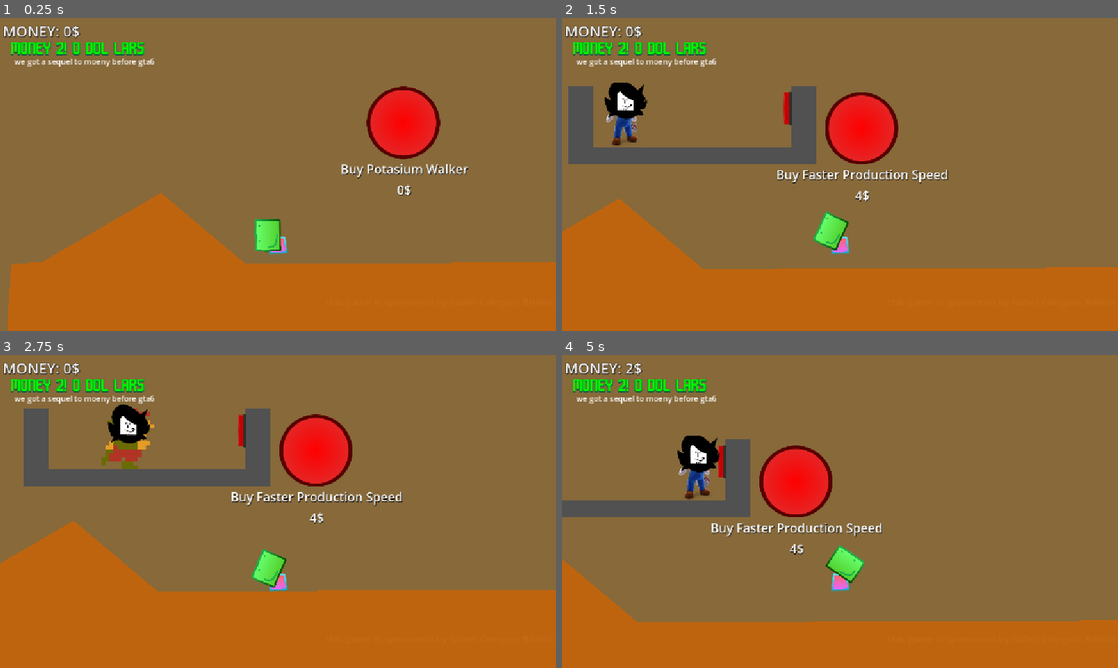
Above: before the commit, frames 1-4 (two rows, left to right).
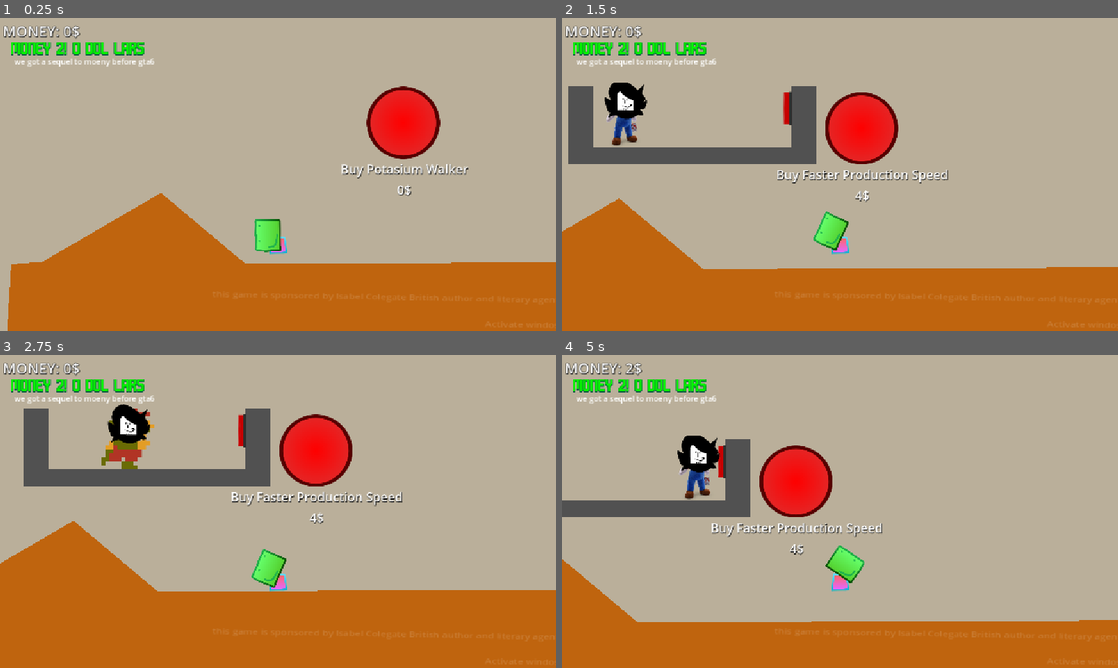
Above: after the commit, the same moments.

Repository: gubrey/feelin-tycoonish
Game: Godot game, scene res://main.tscn
Same seed, same stepped clock (60 frames per second), same inputs: the game is played once before the commit and once after it. Sound files missing from this copy of the repository are replaced by a short silence.
Inputs (mouse positions are in pixels of both pictures, inside the frame that each line leads up to):
- Up to frame 1 (0.25 s): no input
- Up to frame 2 (1.5 s): move the mouse to (962, 111) at 0.52 s; hold D (player_right) from 0.53 s (still down); tap Shift (player_dash) at 0.6, 1.35 s; click (962, 111) at 0.67 s; tap W (player_jump) at 0.77 s; move the mouse to (884, 143) at 1.27 s; click (884, 143) at 1.42 s
- Up to frame 3 (2.75 s): tap W (player_jump) at 1.52 s; move the mouse to (333, 442) at 2.02 s; release D (player_right) at 2.03 s; hold A (player_left) from 2.03 s (still down); tap Shift (player_dash) at 2.1 s
- Up to frame 4 (5 s): move the mouse to (812, 574) at 2.77 s; release A (player_left) at 2.78 s; hold D (player_right) 2.78-4.28 s; tap Shift (player_dash) at 2.85, 3.6, 4.35 s; click (812, 574) at 2.92 s; tap W (player_jump) at 3.02, 3.77, 4.52 s; move the mouse to (1006, 558) at 3.52 s; move the mouse to (673, 464) at 4.27 s; hold A (player_left) from 4.28 s (still down)

The runs differ from the first frame. In frame 1, 71% of the frame differs, in the area x 0-100%, y 0-100%; in frame 2, 67%; in frame 3, 62%; in frame 4, 76%.

Commit message:
added scary hell background
basically if you want to see hitler in game go here

Diff:
--- a/main.tscn
+++ b/main.tscn
@@ -40,7 +40,7 @@
 offset_right = 4163.0
 offset_bottom = 1763.0
 mouse_filter = 1
-color = Color(0.529412, 0.411765, 0.227451, 1)
+color = Color(0.728503, 0.687952, 0.603378, 1)
 
 [node name="Map" parent="." instance=ExtResource("1_1bvp3")]
 
@@ -108,14 +108,18 @@
 text = "we got a sequel to moeny before gta6"
 
 [node name="Label2" type="Label" parent="CanvasLayer"]
-modulate = Color(1, 1, 1, 0.0470588)
-offset_left = 674.0
-offset_top = 576.0
-offset_right = 1042.0
-offset_bottom = 651.0
+modulate = Color(1, 1, 1, 0.145098)
+offset_left = 439.0
+offset_top = 559.0
+offset_right = 1014.0
+offset_bottom = 660.0
+rotation = 0.0174533
 scale = Vector2(1.25, 1)
 text = "this game is sponsored by Isabel Colegate British author and literary agent
+
+Activate windos
 "
+horizontal_alignment = 2
 
 [node name="dashtext" type="Label" parent="CanvasLayer"]
 offset_left = 77.0
--- a/map/map.tscn
+++ b/map/map.tscn
@@ -1,13 +1,34 @@
-[gd_scene load_steps=6 format=3 uid="uid://bdukqnlgcdg3b"]
+[gd_scene load_steps=9 format=3 uid="uid://bdukqnlgcdg3b"]
 
+[ext_resource type="Shader" path="res://scary.gdshader" id="1_7lyie"]
 [ext_resource type="PackedScene" uid="uid://cmubwil3dph06" path="res://map/start.tscn" id="1_a0dt8"]
 [ext_resource type="PackedScene" uid="uid://crc7jr6ql6fna" path="res://map/hell.tscn" id="2_4hjbm"]
+[ext_resource type="Texture2D" uid="uid://bkilb0w4yo2fo" path="res://relly.png" id="2_kffv2"]
 [ext_resource type="Script" uid="uid://b7vwm3thj0fwj" path="res://map/death_barrier.gd" id="3_4hjbm"]
 [ext_resource type="PackedScene" uid="uid://gmwttqxt1a4p" path="res://map/sock_zone.tscn" id="4_9as7b"]
+
+[sub_resource type="ShaderMaterial" id="ShaderMaterial_5jdw0"]
+shader = ExtResource("1_7lyie")
+shader_parameter/amplitude = 2.0
+shader_parameter/move_amount = 0.1
+shader_parameter/speed = 0.7
 
 [sub_resource type="WorldBoundaryShape2D" id="WorldBoundaryShape2D_a0dt8"]
 
 [node name="Map" type="Node2D"]
+
+[node name="Parallax2D" type="Parallax2D" parent="."]
+scroll_scale = Vector2(0.5, 1)
+scroll_offset = Vector2(-2058, 1377)
+repeat_size = Vector2(855, 539)
+repeat_times = 10
+
+[node name="Sprite2D14" type="Sprite2D" parent="Parallax2D"]
+z_index = -1
+texture_repeat = 2
+material = SubResource("ShaderMaterial_5jdw0")
+scale = Vector2(0.668371, 0.748612)
+texture = ExtResource("2_kffv2")
 
 [node name="Start" parent="." instance=ExtResource("1_a0dt8")]
 
Not shown: 1 places in main.tscn that only renumber resources
Binary file added: relly.png
Not shown, added: relly.png.import
